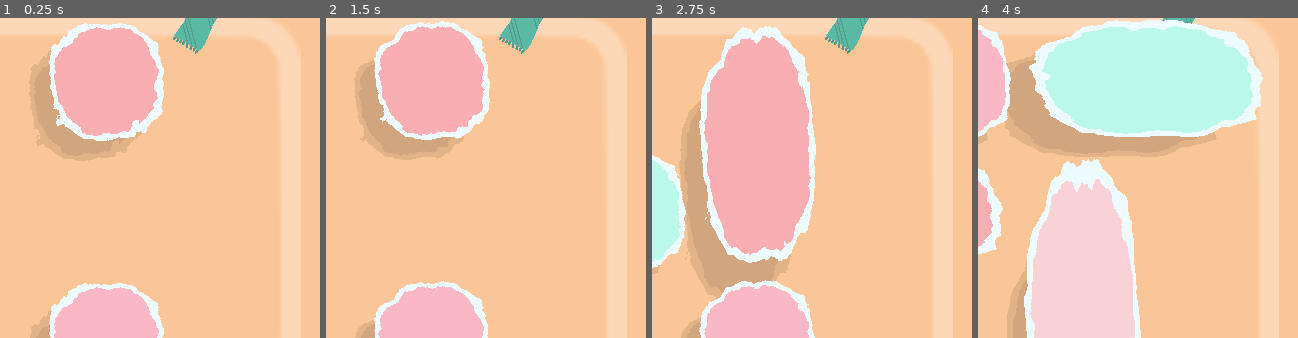
Above: before the commit, frames 1-4 (left to right).
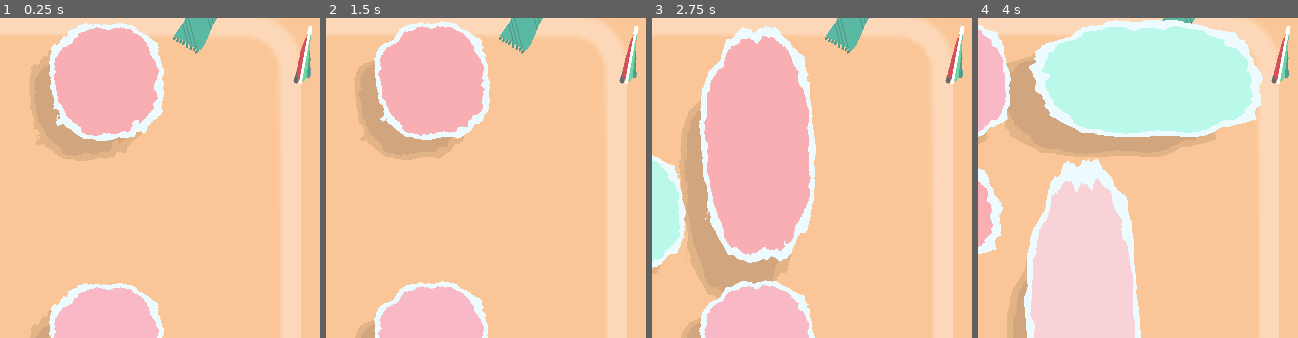
Above: after the commit, the same moments.

Repository: firelighted/comfyjam2026_slidingsun
Game: Godot game, scene res://scenes_scripts/main_2d.tscn
The game is run twice, just before and just after one commit, with the same random seed, the same clock (stepped at 60 frames per second) and the same inputs. The engine's default icon, where the game draws it, is replaced by a stand-in: a white triangle on a blue panel in a dark square.
Inputs:
- Up to frame 1 (0.25 s): no input
- Up to frame 2 (1.5 s): click "Reset Level" at 0.5 s; click "0" at 1.25 s
- Up to frame 3 (2.75 s): click "1" at 2 s
- Up to frame 4 (4 s): click "2" at 2.75 s; click "3" at 3.5 s
The pictures show only the part of the screen within x 45-95%, y 11-61%; the shares and areas given below are measured in that part.

The runs differ from the first frame. In frame 1, 0.5% of the frame differs, in the area x 91-98%, y 2-21%; in frame 2, 0.5%; in frame 3, 0.5%; in frame 4, 0.5%.

Commit message:
umbrella swap

Diff:
--- a/block_manager.gd
+++ b/block_manager.gd
@@ -342,6 +342,7 @@
 
 func load_level(level_idx:int, add_to_total: bool=false):
 	level_button_parent.get_child(current_level).self_modulate = Color.WHITE
+	wind_tiles_current_level = level_idx
 	# record move counts
 	if add_to_total:
 		level_move_counts[current_level] = moves_this_level
@@ -351,7 +352,7 @@
 		array = levels[level_idx].duplicate(true)
 		x_size = 4
 		y_size = 4
-		breaker_tiles = breaker_tiles_levels[level_idx].duplicate(true)
+		breaker_tiles = breaker_tiles_levels[wind_tiles_current_level].duplicate(true)
 		#breaker_tiles.append_array(breaker_tiles_outside)
 		cells = x_size * y_size
 		level_button_parent.get_child(level_idx).self_modulate = Constants.THEME_COLORS[3]
@@ -365,7 +366,7 @@
 		push_warning(levels)
 	init_array()
 	spawn_blocks()
-	spawn_breaker_markers()
+	spawn_breaker_markers()  # depends on wind_tiles_current_level
 	won_level_ui.visible = false
 	won_game_ui.visible = false
 	moves_this_level = 0
@@ -392,6 +393,7 @@
 	return resources
 
 func spawn_breaker_markers():
+	breaker_tiles = breaker_tiles_levels[wind_tiles_current_level].duplicate(true)
 	for wind in breaker_parent.get_children():
 		wind.queue_free()
 	var is_umbrella = true
@@ -709,3 +711,8 @@
 		audio_bkgd_music.play()
 	else:
 		audio_bkgd_music.stop()
+
+var wind_tiles_current_level = 0
+func _on_swap_wind_umbrella_started_move() -> void:
+	wind_tiles_current_level = (wind_tiles_current_level + 1) % len(breaker_tiles_levels)
+	spawn_breaker_markers()
--- a/scenes_scripts/main_2d.tscn
+++ b/scenes_scripts/main_2d.tscn
@@ -149,6 +149,9 @@
 [node name="UI_foreground" parent="." instance=ExtResource("8_fc2fl")]
 z_index = 500
 
+[node name="SwapWindUmbrella" parent="." instance=ExtResource("5_jqc7k")]
+position = Vector2(592, 96)
+
 [node name="BkgdMusicPlayer" type="AudioStreamPlayer2D" parent="."]
 stream = ExtResource("12_7fj5o")
 parameters/looping = true
@@ -185,8 +188,10 @@
 
 [connection signal="timeout" from="Main2D/InitialLoadTimer" to="Main2D" method="_on_initial_load_timer_timeout"]
 [connection signal="input_event" from="Main2D/Clickable" to="Main2D" method="_on_clickable_input_event"]
+[connection signal="started_move" from="SwapWindUmbrella" to="Main2D" method="_on_swap_wind_umbrella_started_move"]
 [connection signal="timeout" from="BkgdMusicPlayer/BkgdMusicRestartTimer" to="Main2D" method="_on_bkgd_music_restart_timer_timeout"]
 [connection signal="toggled" from="Settings/BkgdToggleCheckButton" to="Main2D" method="_on_bkgd_toggle_check_button_toggled"]
 
 [editable path="UI_bkgd"]
 [editable path="UI_foreground"]
+[editable path="SwapWindUmbrella"]
--- a/scenes_scripts/umbrella.gd
+++ b/scenes_scripts/umbrella.gd
@@ -44,4 +44,4 @@
 
 
 func _on_open_close_umbrella_button_mouse_entered() -> void:
-	change_state(!is_open)
+	pass #change_state(!is_open)
